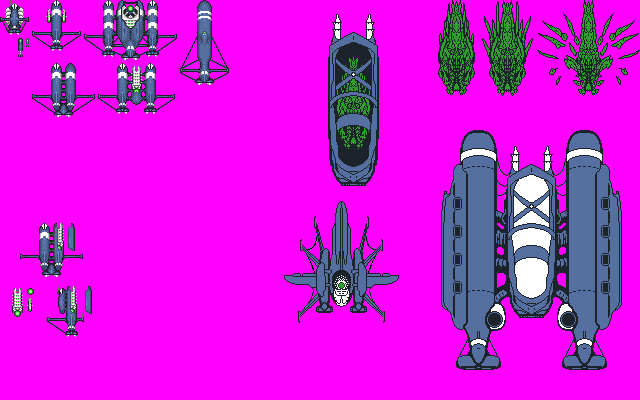
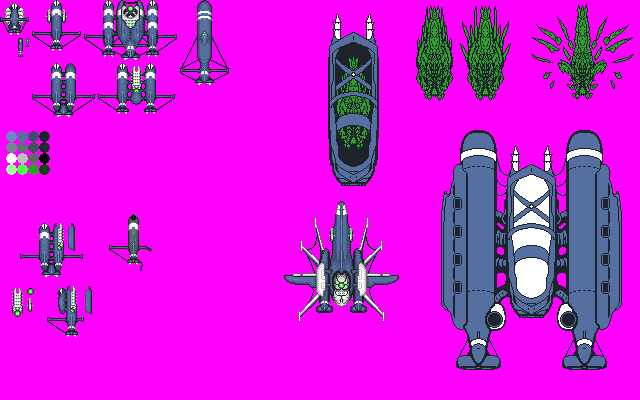
The second 640px x 400px image is a revision of the first. Changes to its layers:
painted on "Sprites" over [59, 0, 640, 323]
added layer "Roughs" above "Palette" over [285, 4, 634, 323]
added layer "Palette" above "Other" over [6, 131, 50, 175]
painted on "Other" over [109, 214, 152, 272]
